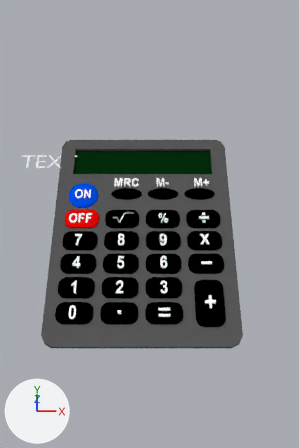
Before and after pictures for a commit that changed the Blender file SabrinCalc-Calculadora-Virtual-base-alpha.blend.
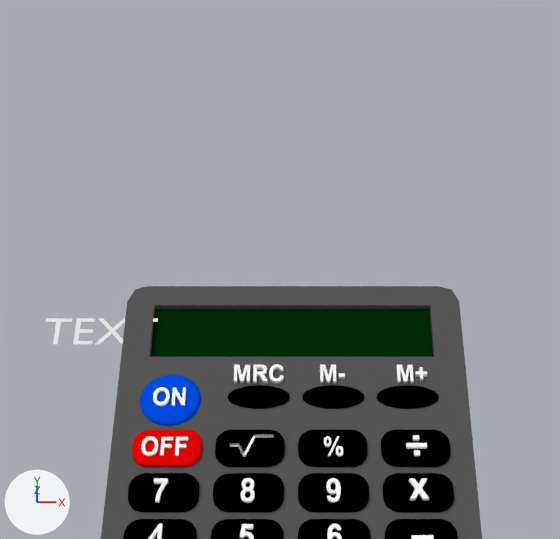
Old and new are each drawn from the file's camera 'Camera' and again close up on the part from 0% to 92% of the width and 0% to 59% of the height. The axes (+X, +Y, +Z) are drawn at lower left. The lights are the same throughout. Text is drawn in Blender's own font.

The first close-up shows 'Text', 'btn_%', 'btn_7', 'btn_8', 'btn_9', 'btn_dv', 'btn_m+', 'btn_mrc', 'btn_off', 'btn_on', 'btn_root', 'btn_x', 'calculator'.
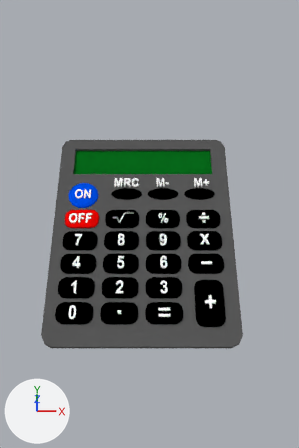
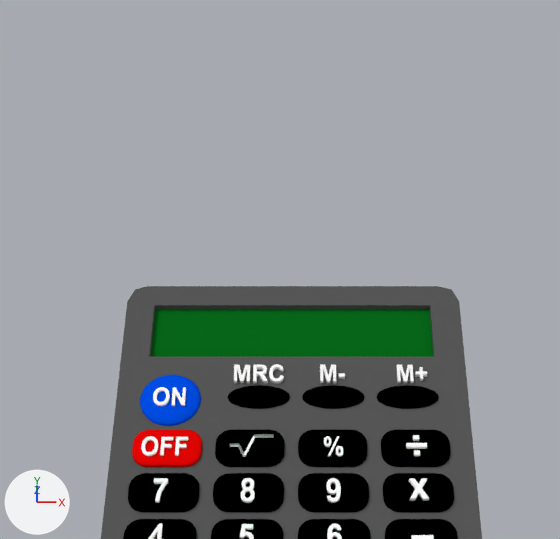
Changed parts and their boxes [x1, y1, x2, y2] in the close-ups (560 x 539 px):
'calculator', recoloured (black to green): [122, 306, 436, 360] in both
'Text', no longer drawn: before [45, 318, 158, 344]

Diff of the bpy script that builds the scene:
```diff
--- a/SabrinCalc-Calculadora-Virtual-base-alpha.blend.py
+++ b/SabrinCalc-Calculadora-Virtual-base-alpha.blend.py
@@ mat_material_001 @@
 mat_material_001 = diffuse_material('Material.001')
-mat_material_001.base_color = (0.000997, 0.0254, 0.00339)  # dark green #032c0b
+mat_material_001.base_color = (0.00237, 0.141, 0.0105)  # dark green #08691a
@@ txt_text_001 @@
 txt_text_001 = bpy.data.curves.new('Text.001', 'FONT')
-txt_text_001.body = 'TEXT'
+txt_text_001.body = ''
 txt_text_001.align_x = 'RIGHT'
```
